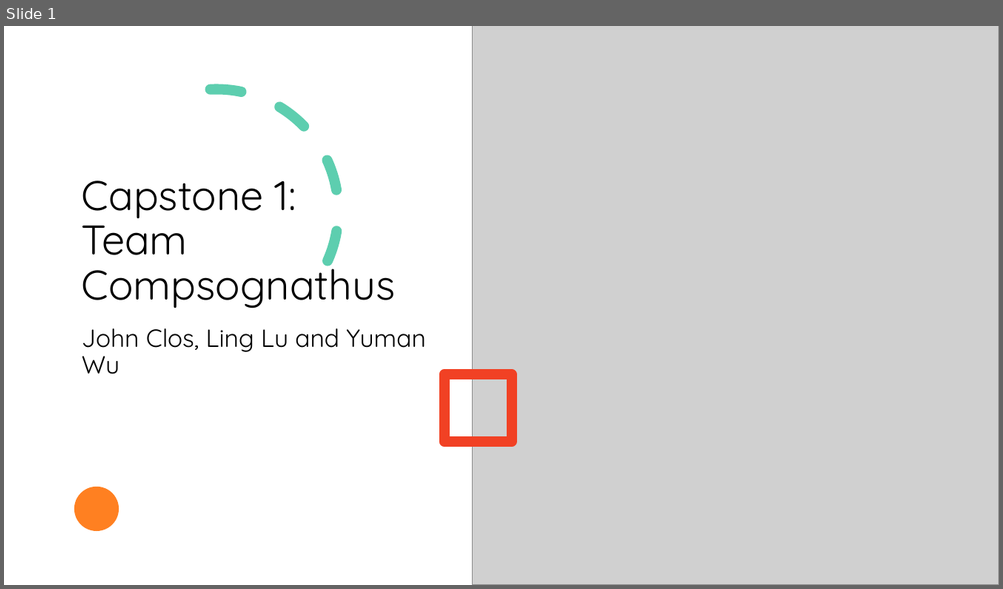
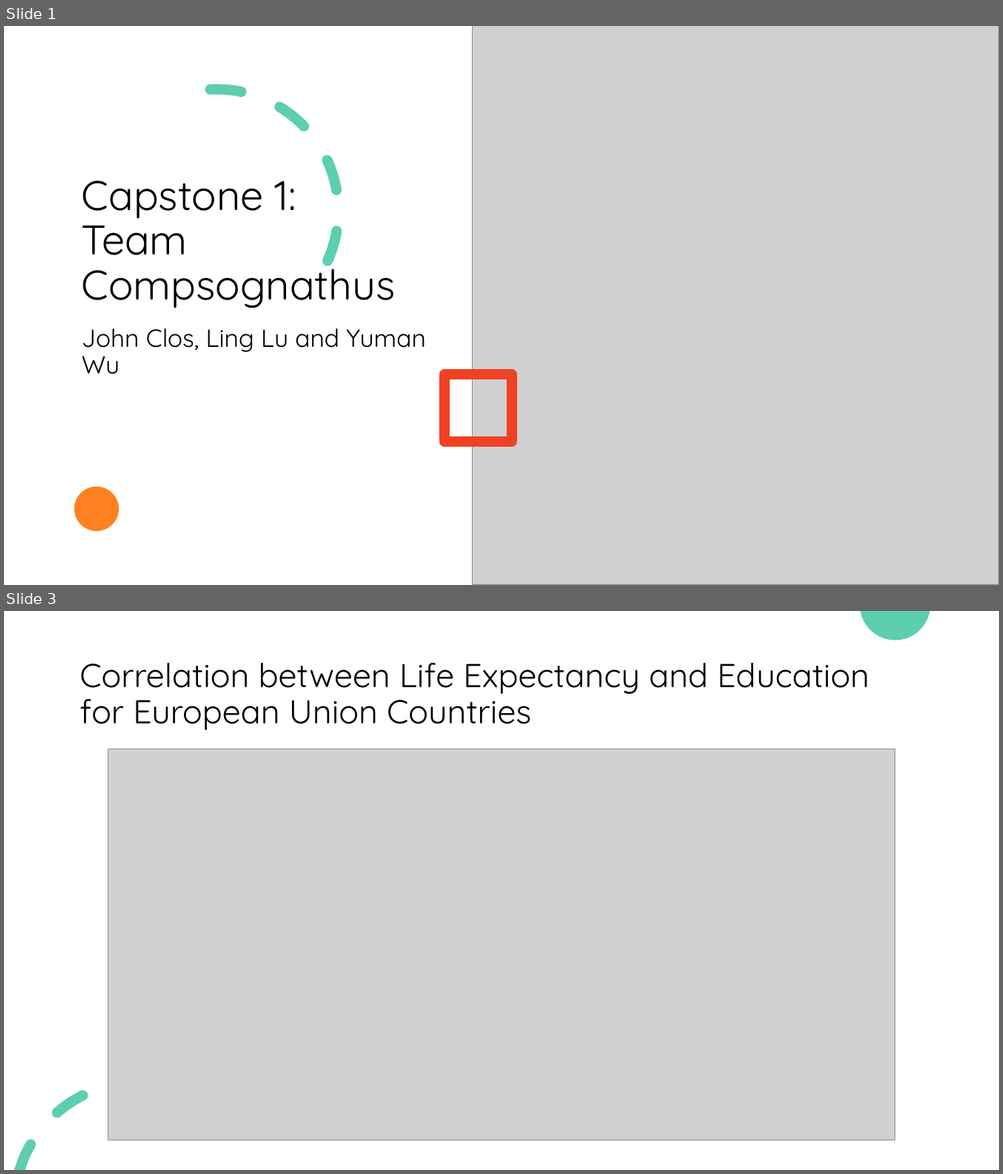
Before and after one commit to ywu223/Capstone1_Compsognathus, a slide deck: Capstone 1 Project Presentation.pptx. Shown one above the other, each under a label of ours: slide 1 before the commit, slides 1 and 3 after it; the slides between them are not shown. The pictures are 1003x589 and 1003x1174 pixels, drawn with LibreOffice and Linux fonts; fonts in the diff are those of the drawing; grey boxes stand for pictures. Boxes give left, top, right and bottom in pixels: in the first picture for what was removed or moved away, otherwise in the second. Text is boxed around its words. In the diff, an @@ line names an element or a change of style, - is before the commit and + after.

```diff
--- a/Capstone 1 Project Presentation.pptx
+++ b/Capstone 1 Project Presentation.pptx
@@ slide 3 added at bbox=[4, 611, 999, 1170], background #FFFFFF @@
@@ freeform shape added at bbox=[860, 611, 930, 640], fill #5DCEAF @@
@@ title added at bbox=[79, 663, 869, 730], 32 pt, text #000000 @@
+Correlation between Life Expectancy and Education for European Union Countries
@@ picture added at bbox=[108, 749, 895, 1141] @@
@@ freeform shape added at bbox=[14, 1077, 159, 1170], fill #5DCEAF @@
```
Also in this commit, not shown: 3 slides changed, 7 other slides added, 1 other file.
